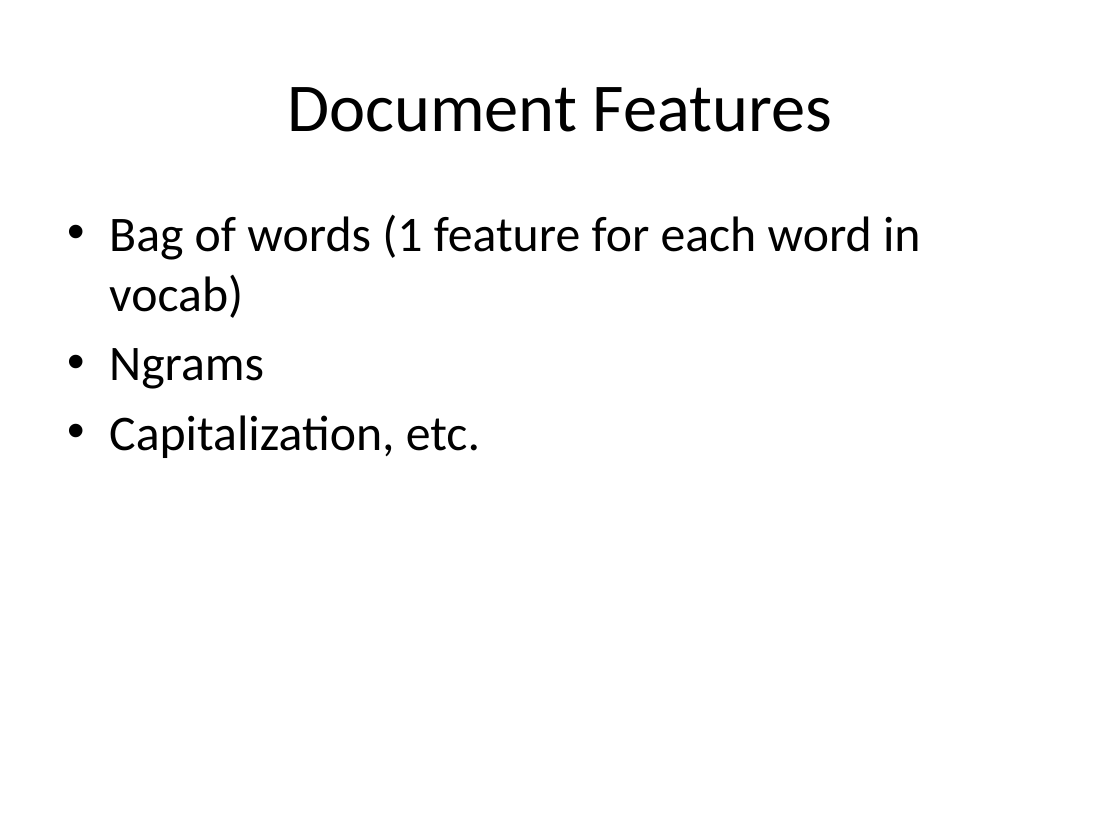
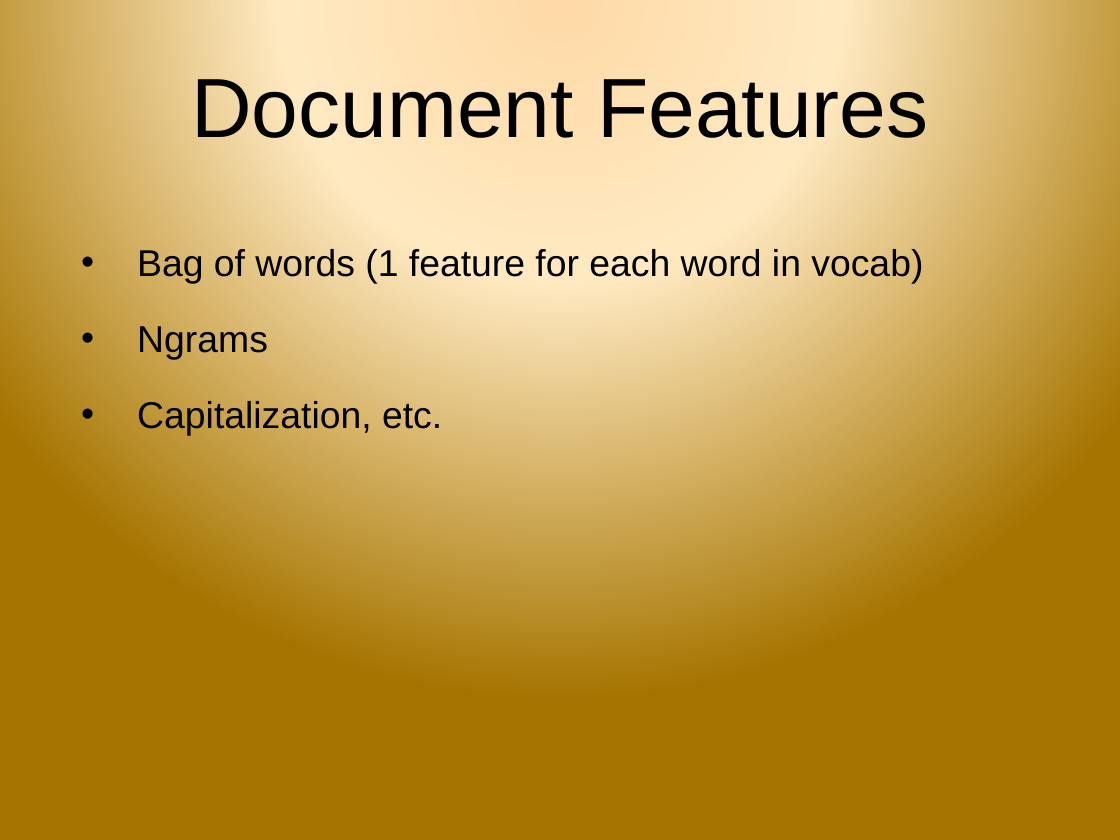
Before and after one commit to samanz/High-Dimensional-Classification, a slide deck: slide 3 of progressReport.pptx. Drawn at 1120x840 pixels with LibreOffice and Linux fonts; fonts in the diff are those of the drawing; background and template pictures are left out. Boxes give left, top, right and bottom in pixels: in the first picture for what was removed or moved away, otherwise in the second. Text is boxed around its words. In the diff, an @@ line names an element or a change of style, - is before the commit and + after.

```diff
--- a/progressReport.pptx
+++ b/progressReport.pptx
@@ background #FFFFFF to picture (left out) @@
@@ title "Document Features": place and size @@
-title "Document Features" at [287,87,832,132]
+title "Document Features" at [191,79,928,138]
@@ title "Document Features" at [191,79,928,138]: size 44 to 54 pt, font Calibri to Arial @@
@@ text "Bag of words (1 feature ...": place and size @@
-text "Bag of words (1 feature ..." at [109,214,921,458]
+text "Bag of words (1 feature ..." at [137,249,923,435]
@@ text "Bag of words (1 feature ..." at [137,249,923,435]: size 32 to 24 pt, font Calibri to Arial; indent changed; more space between paragraphs @@
```
Also in this commit, not shown: 6 other slides changed, 14 slides added, 7 slides removed.
